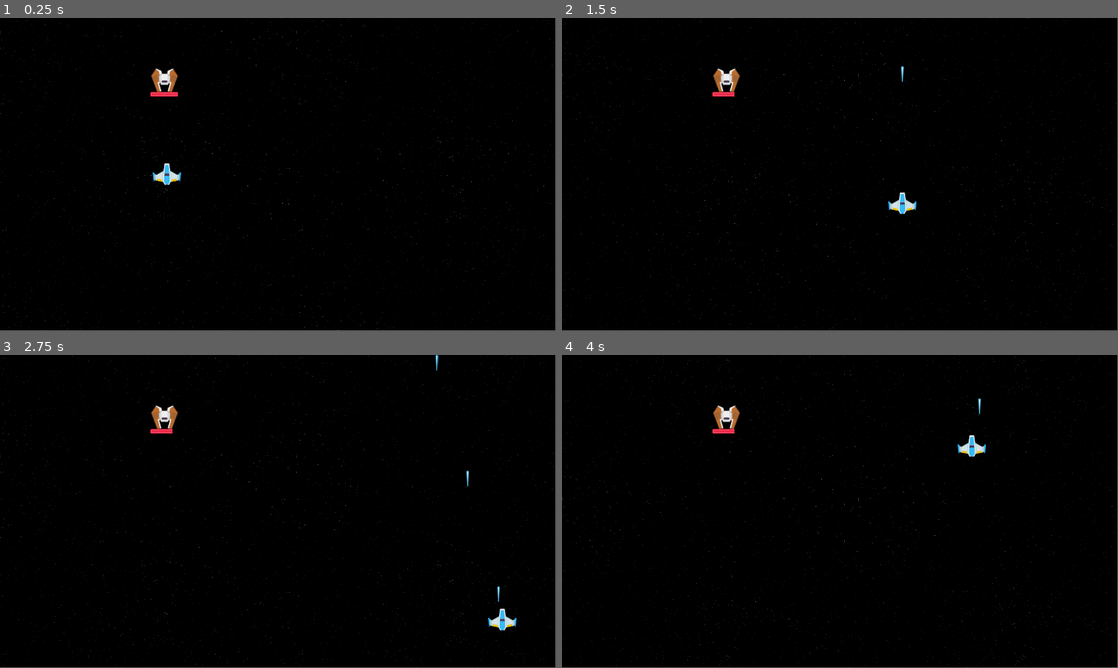
Above: before the commit, frames 1-4 (two rows, left to right).
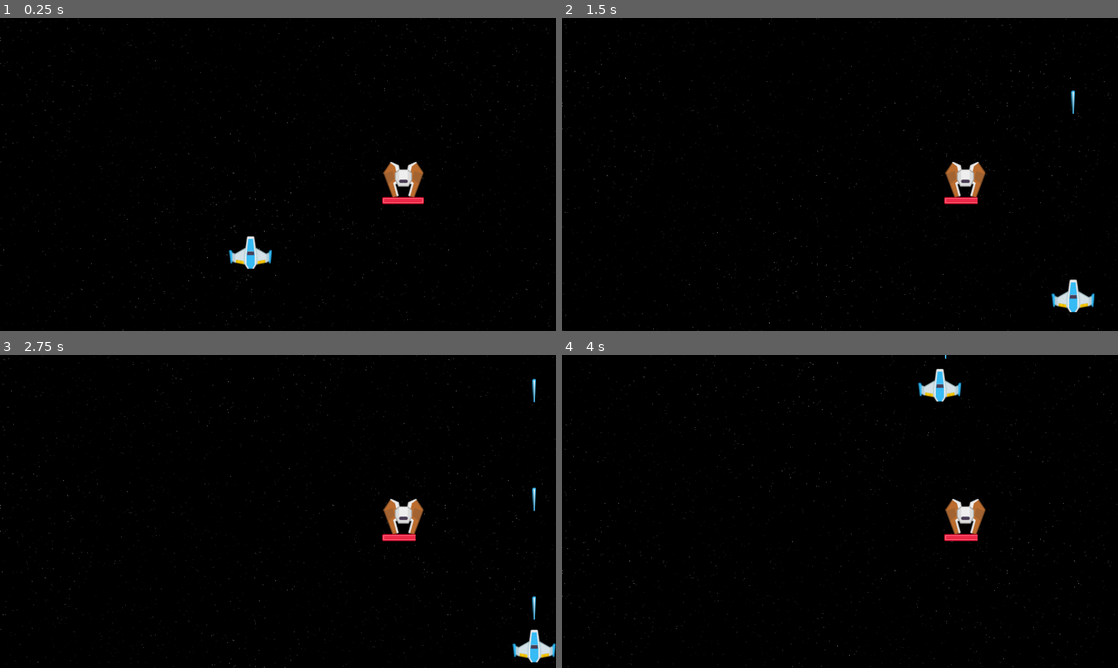
Above: after the commit, the same moments.

Repository: DavideZenobi/space-shooter
Game: Godot game, scene res://scenes/levels/level_1/level_1.tscn
Same seed, same stepped clock (60 frames per second), same inputs: the game is played once before the commit and once after it.
Inputs:
- Up to frame 1 (0.25 s): no input
- Up to frame 2 (1.5 s): hold D (move_right) 0.53-1.28 s; hold Space (shoot) 0.53-1.28 s; hold S (move_down) from 1.28 s (still down); tap Space (shoot) at 1.35 s
- Up to frame 3 (2.75 s): release S (move_down) at 2.03 s; hold D (move_right) from 2.03 s (still down); hold Space (shoot) from 2.03 s (still down)
- Up to frame 4 (4 s): release D (move_right) at 2.78 s; release Space (shoot) at 2.78 s; hold W (move_up) 2.78-3.53 s; tap Space (shoot) at 2.85 s; hold A (move_left) from 3.53 s (still down); hold Space (shoot) from 3.53 s (still down)
In our replay, the window is 799x449 before the commit and 800x450 after it. These sizes can differ from the game's own. Grey fills any space a smaller window leaves; there, only what the larger window draws over its background counts as a difference.

The runs differ from the first frame. In frame 1, 2.1% of the frame differs, in the area x 0-100%, y 0-100%; in frame 2, 2.2%; in frame 3, 2.3%; in frame 4, 2.1%.

Commit message:
a lot of things xD

Diff:
--- a/project.godot
+++ b/project.godot
@@ -21,8 +21,8 @@
 
 [display]
 
-window/size/viewport_width=1920
-window/size/viewport_height=1080
+window/size/viewport_width=1280
+window/size/viewport_height=720
 
 [dotnet]
 
--- a/scenes/components/health_component/health_component.gd
+++ b/scenes/components/health_component/health_component.gd
@@ -3,10 +3,11 @@
 
 signal health_changed;
 
-@export var max_health: int = 50;
+@export var max_health: int;
 var current_health: int;
 
-func _ready():
+func initialize(max_health: int):
+	self.max_health = max_health
 	current_health = max_health;
 
 func damage(attack: Attack):
--- a/scenes/components/hitboxes_components/basic_enemy_hitbox/basic_enemy_hitbox.tscn
+++ /dev/null
@@ -1,6 +0,0 @@
-[gd_scene load_steps=2 format=3 uid="uid://da06s526472wb"]
-
-[ext_resource type="Script" path="res://scenes/components/hitboxes_components/basic_enemy_hitbox/basic_enemy_hitbox.gd" id="1_x0evf"]
-
-[node name="BasicEnemyHitbox" type="Node"]
-script = ExtResource("1_x0evf")
--- a/scenes/components/hitboxes_components/basic_enemy_hitbox/basic_enemy_hitbox.gd
+++ b/scenes/components/hitboxes_components/basic_hitbox/basic_hitbox.gd
@@ -6,6 +6,7 @@
 	self.health_component = health_component;
 
 func _on_hitbox_area_entered(area: Area2D):
+	print("Hello");
 	var attack = Attack.new();
 	attack.damage = area.get_parent().attack_damage;
 	health_component.damage(attack);
--- /dev/null
+++ b/scenes/components/hitboxes_components/basic_hitbox/basic_hitbox.tscn
@@ -0,0 +1,6 @@
+[gd_scene load_steps=2 format=3 uid="uid://da06s526472wb"]
+
+[ext_resource type="Script" path="res://scenes/components/hitboxes_components/basic_hitbox/basic_hitbox.gd" id="1_0wwff"]
+
+[node name="BasicHitbox" type="Node"]
+script = ExtResource("1_0wwff")
--- a/scenes/enemies/basic_enemy.gd
+++ b/scenes/enemies/basic_enemy.gd
@@ -2,14 +2,16 @@
 
 @onready var health_component: HealthComponent = $HealthComponent;
 @onready var health_bar: TextureProgressBar = $EnemyHealthBar;
-@onready var basic_enemy_hitbox: Node = $BasicEnemyHitbox;
+@onready var basic_hitbox: Node = $BasicHitbox;
 
+var max_health: int = 50;
 var speed = 300.0
 var direction: Vector2 = Vector2.LEFT;
 
 func _ready():
+	health_component.initialize(max_health);
 	health_bar.initialize(health_component);
-	basic_enemy_hitbox.initialize(health_component);
+	basic_hitbox.initialize(health_component);
 
 func _physics_process(delta):
 	return;
--- a/scenes/enemies/basic_enemy.tscn
+++ b/scenes/enemies/basic_enemy.tscn
@@ -2,7 +2,7 @@
 
 [ext_resource type="Texture2D" uid="uid://fvkcg13a8qy" path="res://assets/enemy_ships/enemyRed1.png" id="1_c4owl"]
 [ext_resource type="Script" path="res://scenes/enemies/basic_enemy.gd" id="1_tvgui"]
-[ext_resource type="PackedScene" uid="uid://da06s526472wb" path="res://scenes/components/hitboxes_components/basic_enemy_hitbox/basic_enemy_hitbox.tscn" id="3_4h6mi"]
+[ext_resource type="PackedScene" uid="uid://da06s526472wb" path="res://scenes/components/hitboxes_components/basic_hitbox/basic_hitbox.tscn" id="3_4h6mi"]
 [ext_resource type="PackedScene" uid="uid://dd2maeqfnn4xb" path="res://scenes/components/health_component/health_component.tscn" id="4_1lmc6"]
 [ext_resource type="PackedScene" uid="uid://bmb0q0yhpcb55" path="res://scenes/ui/enemy_health_bar/enemy_health_bar.tscn" id="5_13lwj"]
 
@@ -33,7 +33,7 @@
 position = Vector2(-0.5, -0.5)
 shape = SubResource("RectangleShape2D_suxvo")
 
-[node name="BasicEnemyHitbox" parent="." instance=ExtResource("3_4h6mi")]
+[node name="BasicHitbox" parent="." instance=ExtResource("3_4h6mi")]
 
 [node name="HealthComponent" parent="." instance=ExtResource("4_1lmc6")]
 
@@ -43,5 +43,5 @@
 offset_right = 47.0
 offset_bottom = 56.0
 
-[connection signal="area_entered" from="Hitbox" to="BasicEnemyHitbox" method="_on_hitbox_area_entered"]
+[connection signal="area_entered" from="Hitbox" to="BasicHitbox" method="_on_hitbox_area_entered"]
 [connection signal="health_changed" from="HealthComponent" to="EnemyHealthBar" method="_on_health_changed"]
--- a/scenes/levels/level_1/level_1.tscn
+++ b/scenes/levels/level_1/level_1.tscn
@@ -12,4 +12,4 @@
 position = Vector2(577, 540)
 
 [node name="BasicEnemy" parent="." instance=ExtResource("3_hwlr8")]
-position = Vector2(569, 216)
+position = Vector2(929, 372)
--- a/scenes/player/player.gd
+++ b/scenes/player/player.gd
@@ -1,22 +1,26 @@
 extends CharacterBody2D
 
-var speed: int = 800;
-var back_speed: int = 500;
+@export var max_health: int = 100;
+@export var speed: int = 800;
+@export var back_speed: int = 500;
 var direction: Vector2;
 @export var current_bullet: PackedScene;
-@export var fire_rate: float = 0.1;
+@export var fire_rate: float = 0.08;
 var time_since_last_shoot: float = 0.0;
+@export var max_ammo: int = 100;
+var current_ammo: int;
 
 var screen_size: Vector2;
 
 @onready var audio_shoot: AudioStreamPlayer2D = $AudioShoot;
+@onready var health_component: HealthComponent = $HealthComponent;
 
-# Called when the node enters the scene tree for the first time.
 func _ready():
 	SceneManager.player = self;
 	screen_size = get_viewport_rect().size;
+	health_component.initialize(max_health);
+	current_ammo = max_ammo;
 
-# Called every frame. 'delta' is the elapsed time since the previous frame.
 func _process(delta):
 	pass
 
@@ -37,10 +41,11 @@
 		SceneManager.spawn_player_bullet(current_bullet, $BulletSpawnMark.global_transform.origin);
 		audio_shoot.play();
 		time_since_last_shoot = fire_rate;
-		print("Player position: ", global_transform.origin);
-	else:
-		time_since_last_shoot -= delta;
+		current_ammo -= 1;
+		print(current_ammo)
 
+	if time_since_last_shoot > 0:
+		time_since_last_shoot = clamp(time_since_last_shoot - delta, 0, fire_rate);
 
 func get_movement_input():
 	direction = Vector2.ZERO;
@@ -54,3 +59,7 @@
 		direction.y += 1;
 
 	direction = direction.normalized();
+
+func refill_ammo():
+
+	pass;
--- a/scenes/player/player.tscn
+++ b/scenes/player/player.tscn
@@ -1,9 +1,11 @@
-[gd_scene load_steps=7 format=3 uid="uid://bfklob58ogw14"]
+[gd_scene load_steps=9 format=3 uid="uid://bfklob58ogw14"]
 
 [ext_resource type="Script" path="res://scenes/player/player.gd" id="1_34q10"]
 [ext_resource type="Texture2D" uid="uid://bmsqfp7dmatrj" path="res://assets/player_ships/playerShip1_blue.png" id="2_otj2q"]
 [ext_resource type="PackedScene" uid="uid://d2otvq5dhogy4" path="res://scenes/bullets/player_normal_bullet.tscn" id="2_xchlo"]
 [ext_resource type="AudioStream" uid="uid://c3b2mhnjyk58b" path="res://assets/sounds/shoot/sfx_laser1.ogg" id="4_phmi6"]
+[ext_resource type="Script" path="res://scenes/player/style_controller.gd" id="4_u0awx"]
+[ext_resource type="PackedScene" uid="uid://dd2maeqfnn4xb" path="res://scenes/components/health_component/health_component.tscn" id="5_vqb5c"]
 
 [sub_resource type="RectangleShape2D" id="RectangleShape2D_amox1"]
 size = Vector2(100, 74)
@@ -17,6 +19,14 @@
 
 [node name="Sprite2D" type="Sprite2D" parent="."]
 texture = ExtResource("2_otj2q")
+script = ExtResource("4_u0awx")
+
+[node name="BlinkInterval" type="Timer" parent="Sprite2D"]
+wait_time = 0.1
+
+[node name="BlinkDuration" type="Timer" parent="Sprite2D"]
+wait_time = 4.0
+one_shot = true
 
 [node name="CollisionShape2D" type="CollisionShape2D" parent="."]
 shape = SubResource("RectangleShape2D_amox1")
@@ -34,3 +44,8 @@
 stream = ExtResource("4_phmi6")
 volume_db = -10.0
 pitch_scale = 2.0
+
+[node name="HealthComponent" parent="." instance=ExtResource("5_vqb5c")]
+
+[connection signal="timeout" from="Sprite2D/BlinkInterval" to="Sprite2D" method="_alternate_blink_effect"]
+[connection signal="timeout" from="Sprite2D/BlinkDuration" to="Sprite2D" method="_stop_blink_effect"]
--- /dev/null
+++ b/scenes/player/style_controller.gd
@@ -0,0 +1,26 @@
+extends Sprite2D
+
+@onready var blink_interval: Timer = $BlinkInterval;
+@onready var blink_duration: Timer = $BlinkDuration;
+@export var blink_effect_duration: int = 2;
+
+
+func _on_taken_damage():
+	blink_duration.start();
+	blink_interval.start();
+	modulate = Color.INDIAN_RED;
+
+func _on_healing_taken():
+
+	pass;
+
+func _stop_blink_effect():
+	blink_duration.stop();
+	blink_interval.stop();
+	modulate = Color(1, 1, 1, 1);
+
+func _alternate_blink_effect():
+	if modulate.a == 1:
+		modulate.a = 0.2;
+	else:
+		modulate.a = 1;
Not shown, added: brainstorming.txt
